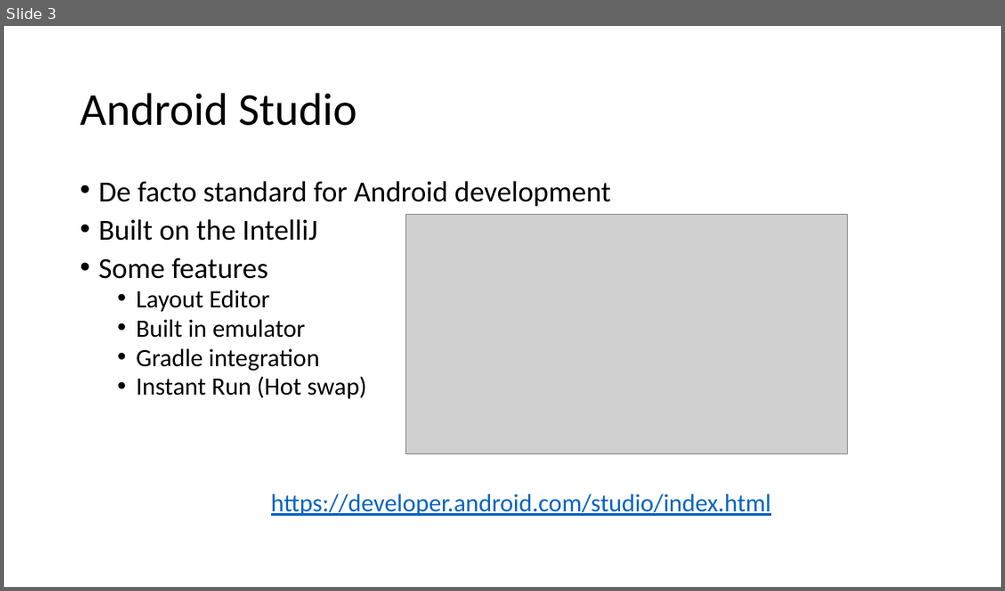
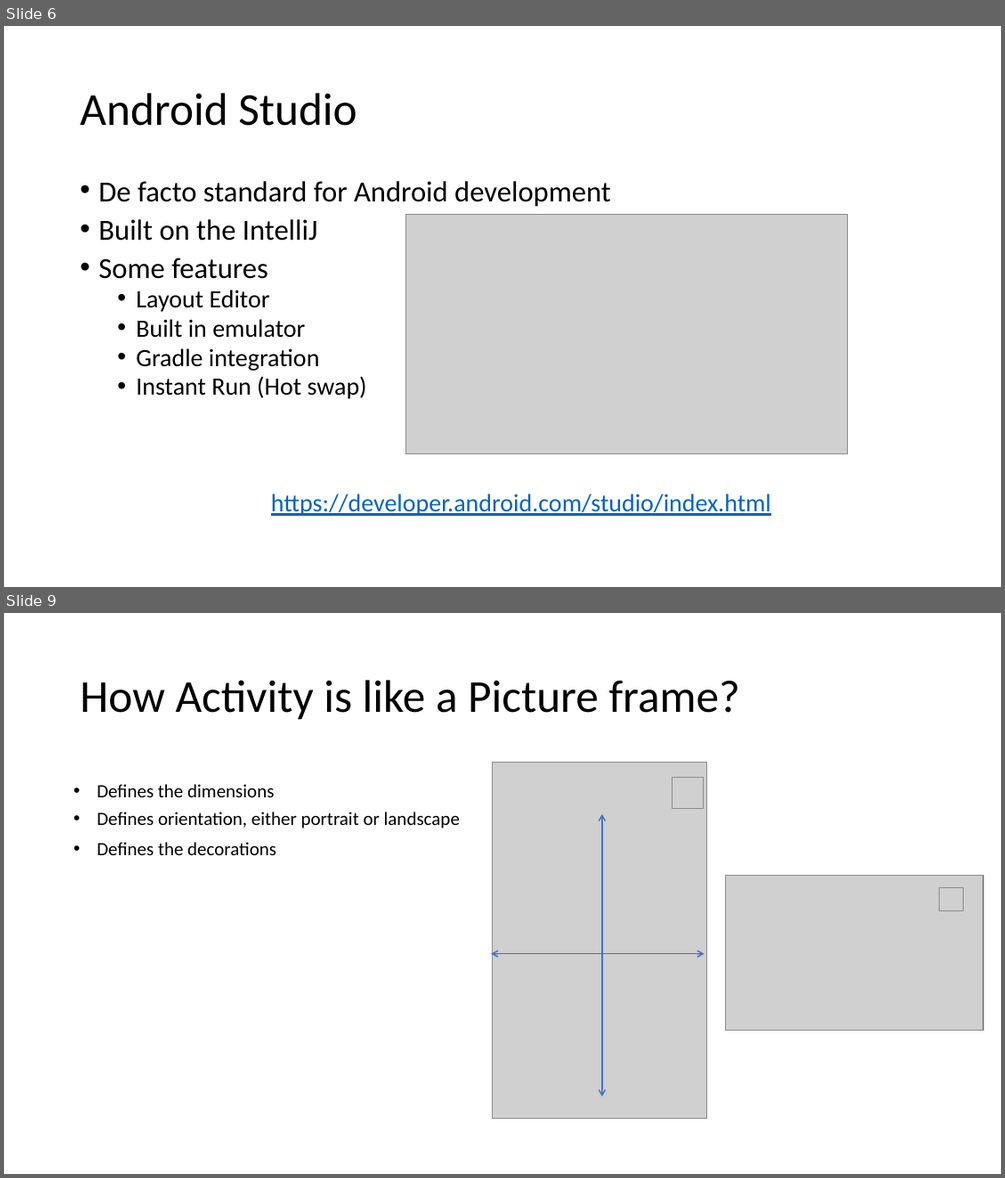
Before and after one commit to Batch-xx/Android-Lunch-Learn, a slide deck: slides/Android Studio_Activities_Fragments.pptx. Shown one above the other, each under a label of ours: slide 3 before the commit, slides 6 and 9 after it; the slides between them are not shown. The pictures are 1005x591 and 1005x1178 pixels, drawn with LibreOffice and Linux fonts; fonts in the diff are those of the drawing; grey boxes stand for pictures. Boxes give left, top, right and bottom in pixels: in the first picture for what was removed or moved away, otherwise in the second. Text is boxed around its words. In the diff, an @@ line names an element or a change of style, - is before the commit and + after.

Commit message:
completed activity slides

```diff
--- a/slides/Android Studio_Activities_Fragments.pptx
+++ b/slides/Android Studio_Activities_Fragments.pptx
@@ slide 9 added at box(4, 613, 1001, 1174), background #FFFFFF @@
@@ title added at box(80, 680, 740, 720), 44 pt, text #000000 @@
+How Activity is like a Picture frame?
@@ picture added at box(493, 763, 706, 1119) @@
@@ text added at box(97, 784, 274, 797), 18 pt, text #000000 @@
+• Defines the dimensions
@@ picture added at box(672, 778, 704, 808) @@
@@ text added at box(97, 811, 460, 828), 18 pt, text #000000 @@
+• Defines orientation, either portrait or landscape
@@ double arrow added from (602, 814) to (602, 1096), #4472C4 1.25 pt @@
@@ text added at box(97, 842, 276, 855), 18 pt, text #000000 @@
+• Defines the decorations
@@ picture added at box(726, 876, 983, 1030) @@
@@ picture added at box(727, 876, 984, 1030) @@
@@ picture added at box(939, 887, 963, 910) @@
@@ double arrow added from (492, 954) to (704, 954), #4472C4 1.25 pt @@
@@ what was slide 3 is now slide 6 @@
```
Also in this commit, not shown: 3 slides changed, 7 other slides added, 2 slides removed, 5 other files.
